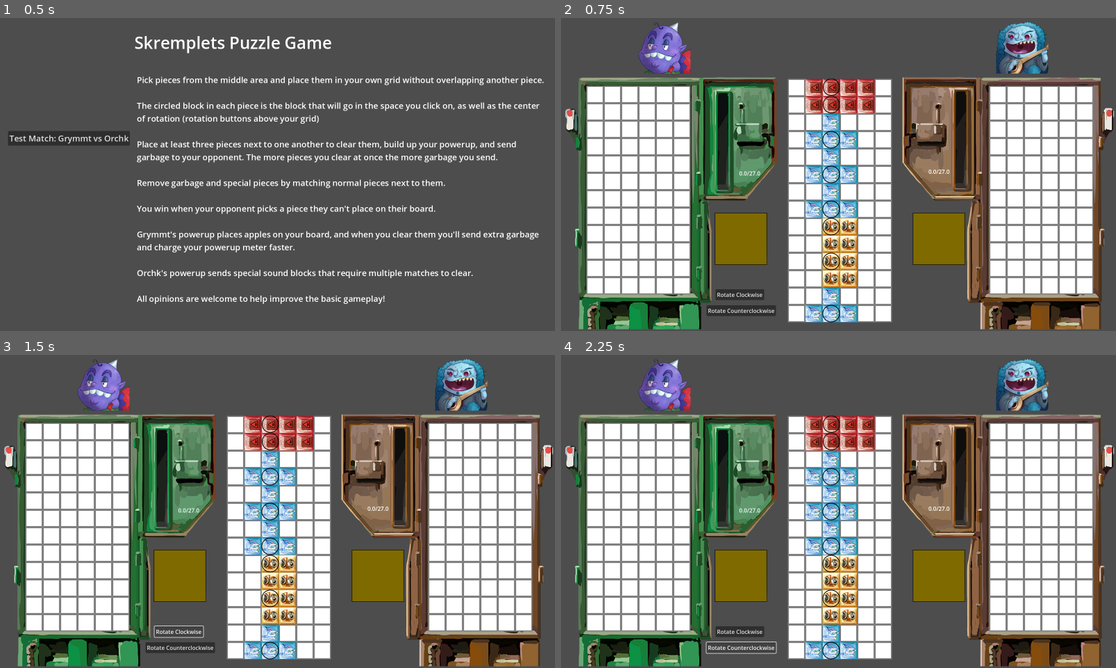
Above: before the commit, frames 1-4 (two rows, left to right).
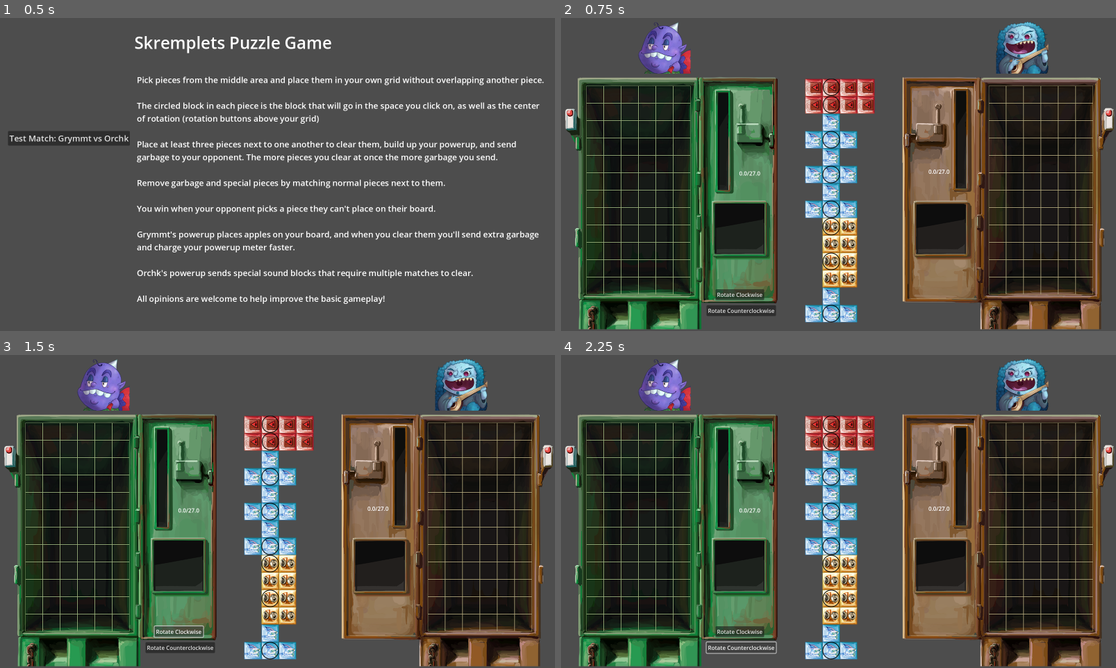
Above: after the commit, the same moments.

Repository: VincentBorchardt/Skremplets-Puzzle-Game-RPJ-2025
Game: Godot game, scene res://scenes/title_screen.tscn
Two runs of this game, one before a commit and one after it. Both use one fixed random seed, a clock stepped at 60 frames per second and the inputs below.
Inputs:
- Up to frame 1 (0.5 s): no input
- Up to frame 2 (0.75 s): click "Test Match: Grymmt vs Orchk" at 0.5 s
- Up to frame 3 (1.5 s): click "Rotate Clockwise" at 1.25 s
- Up to frame 4 (2.25 s): click "Rotate Counterclockwise" at 2 s

Frame 1 is identical in both runs. In frame 2, 52% of the frame differs, in the area x 0-100%, y 18-100%; in frame 3, 52%; in frame 4, 52%.

Commit message:
Part 1 of new assets
New grids and preview boxes--next include new blocks (and a reorganization of the folder structure, which is why I'm committing in-between ;) )

Diff:
--- a/scenes/grid_space.tscn
+++ b/scenes/grid_space.tscn
@@ -16,6 +16,7 @@
 shape = SubResource("RectangleShape2D_e42ob")
 
 [node name="SpaceImage" type="Sprite2D" parent="."]
+visible = false
 texture = ExtResource("2_2pu0k")
 
 [node name="PieceImage" type="Sprite2D" parent="."]
--- a/scenes/player_1_grid.tscn
+++ b/scenes/player_1_grid.tscn
@@ -1,8 +1,8 @@
 [gd_scene load_steps=7 format=3 uid="uid://3lepfkvo1yvi"]
 
 [ext_resource type="Script" uid="uid://lv6yuoo8i506" path="res://scripts/human_play_area.gd" id="1_7leco"]
-[ext_resource type="Texture2D" uid="uid://cbr4bbxfrd8gl" path="res://assets/grid/temp_dumpster_background_3.png" id="2_7leco"]
 [ext_resource type="PackedScene" uid="uid://btqyofq3jfh3h" path="res://scenes/play_grid.tscn" id="2_ec8he"]
+[ext_resource type="Texture2D" uid="uid://q77ix0pg8n7d" path="res://assets/grid/gridspace_left.png" id="2_s2yma"]
 [ext_resource type="PackedScene" uid="uid://b1xn1nbqsoyaa" path="res://scenes/player_1_power_up_bar.tscn" id="3_7leco"]
 [ext_resource type="PackedScene" uid="uid://ctskks742behs" path="res://scenes/preview_box.tscn" id="4_ec8he"]
 [ext_resource type="Texture2D" uid="uid://cp78mf2v0s1lu" path="res://assets/characters/04 Grymmt-nospk.png" id="6_s2yma"]
@@ -13,7 +13,7 @@
 
 [node name="GridBackground" type="Sprite2D" parent="."]
 position = Vector2(250, 300)
-texture = ExtResource("2_7leco")
+texture = ExtResource("2_s2yma")
 
 [node name="PlayGrid" parent="." instance=ExtResource("2_ec8he")]
 
@@ -26,9 +26,9 @@
 
 [node name="PreviewBox" parent="." instance=ExtResource("4_ec8he")]
 offset_left = 420.0
-offset_top = 415.0
+offset_top = 390.0
 offset_right = 420.0
-offset_bottom = 415.0
+offset_bottom = 390.0
 
 [node name="CharacterPortrait" type="Sprite2D" parent="."]
 position = Vector2(200, -135)
--- a/scenes/player_2_grid.tscn
+++ b/scenes/player_2_grid.tscn
@@ -1,10 +1,11 @@
-[gd_scene load_steps=7 format=3 uid="uid://c2bsuixqkm7yo"]
+[gd_scene load_steps=8 format=3 uid="uid://c2bsuixqkm7yo"]
 
-[ext_resource type="Texture2D" uid="uid://cs6soxfyp2f73" path="res://assets/grid/temp_dumpster_right.png" id="1_nuaq7"]
 [ext_resource type="Script" uid="uid://bjfdmqjn5l31m" path="res://scripts/ai_play_area.gd" id="1_u0dkv"]
+[ext_resource type="Texture2D" uid="uid://816hxf3iyr4a" path="res://assets/grid/gridspace_right.png" id="2_kg485"]
 [ext_resource type="PackedScene" uid="uid://btqyofq3jfh3h" path="res://scenes/play_grid.tscn" id="2_u0dkv"]
 [ext_resource type="PackedScene" uid="uid://cabi4v55xf72d" path="res://scenes/player_2_power_up_bar.tscn" id="3_nuaq7"]
 [ext_resource type="PackedScene" uid="uid://ctskks742behs" path="res://scenes/preview_box.tscn" id="4_14sy7"]
+[ext_resource type="Texture2D" uid="uid://cjqsfkdpisjxk" path="res://assets/grid/preview_right.png" id="6_14sy7"]
 [ext_resource type="Texture2D" uid="uid://b24aladufren8" path="res://assets/characters/05 Orchk.png" id="6_kg485"]
 
 [node name="Player2Grid" type="Node2D"]
@@ -14,7 +15,7 @@
 
 [node name="GridBackground" type="Sprite2D" parent="."]
 position = Vector2(60, 300)
-texture = ExtResource("1_nuaq7")
+texture = ExtResource("2_kg485")
 
 [node name="PlayGrid" parent="." instance=ExtResource("2_u0dkv")]
 grid_owner = 1
@@ -27,10 +28,11 @@
 bar_owner = 1
 
 [node name="PreviewBox" parent="." instance=ExtResource("4_14sy7")]
-offset_left = -170.0
-offset_top = 415.0
-offset_right = -170.0
-offset_bottom = 415.0
+offset_left = -160.0
+offset_top = 390.0
+offset_right = -160.0
+offset_bottom = 390.0
+box_image = ExtResource("6_14sy7")
 
 [node name="CharacterPortrait" type="Sprite2D" parent="."]
 position = Vector2(70, -135)
--- a/scenes/preview_box.tscn
+++ b/scenes/preview_box.tscn
@@ -1,7 +1,7 @@
 [gd_scene load_steps=3 format=3 uid="uid://ctskks742behs"]
 
 [ext_resource type="Script" uid="uid://bmj0rr4aesvfo" path="res://scripts/preview_box.gd" id="1_gkx2b"]
-[ext_resource type="Texture2D" uid="uid://wwiebtlnffft" path="res://assets/preview_box_temp.png" id="2_2yskm"]
+[ext_resource type="Texture2D" uid="uid://rqhb5wt33fit" path="res://assets/grid/preview_left.png" id="2_2yskm"]
 
 [node name="PreviewBox" type="Control"]
 layout_mode = 3
--- a/scripts/neutral_grid.gd
+++ b/scripts/neutral_grid.gd
@@ -12,7 +12,6 @@
 	if grid_owner == Inventory.Player.UNOWNED:
 		print("Populating Neutral Grid")
 		new_populate_neutral_grid([])
-		#populate_neutral_grid()
 
 func grab_neutral_piece(location, player) -> void:
 	#print("in _on_grid_space_grab_neutral_piece")
@@ -30,10 +29,6 @@
 		if player == Inventory.Player.PLAYER_1:
 			start_ai_pick.emit(piece_list, Inventory.Player.PLAYER_2)
 			$RepopulateTimer.start(0.5)
-
-		#repopulate_neutral_grid(root)
-		#TODO This breaks because there's two roots it's trying to keep track of at once
-		#$RepopulateTimer.start_with_root(root)
 
 func new_populate_neutral_grid(pieces_to_re_add):
 	var current_y = 0
@@ -60,18 +55,9 @@
 		place_piece(piece, location)
 		current_y = current_y + min_length
 
-# TODO THIS IS EXTREMELY HARDCODED FOR NOW
-func populate_neutral_grid():
-	for i in range(5):
-		var index = randi() % 3
-		var piece = load(piece_storage[index]).duplicate()
-		if piece.x_length < piece.y_length:
-			piece.rotate(-TAU/4)
-		var location = Vector2i(2, ((2 * i) + 1))
-		# TODO This doesn't check if the space is legal, it shouldn't in this hack but likely will eventually
-		place_piece(piece, location)
-	#print(piece_list)
-
+# TODO I want to drop a piece off the grid each time, but that is more complicated
+# I also want to reverse the direction (right now everything moves up), but that's hard,
+# especially without entirely rebuilding how I do grids
 func new_repopulate_neutral_grid():
 	var pieces_to_re_add = []
 	var old_pieces = piece_list.get_pieces().duplicate()
@@ -83,12 +69,6 @@
 		pieces_to_re_add.append(piece)
 	new_populate_neutral_grid(pieces_to_re_add)
 
-func repopulate_neutral_grid(location):
-	var index = randi() % 3
-	var piece = load(piece_storage[index]).duplicate()
-	piece.rotate(-TAU/4)
-	place_piece(piece, location)
-
 
 func _on_repopulate_timer_timeout() -> void:
 	new_repopulate_neutral_grid()
--- a/scripts/preview_box.gd
+++ b/scripts/preview_box.gd
@@ -1,7 +1,10 @@
 class_name PreviewBox extends Control
 
+@export var box_image: Texture2D
+
 func _ready() -> void:
-	pass
+	if box_image:
+		$BoxImage.texture = box_image
 
 func current_piece_changed(new_piece):
 	if new_piece == null:
Binary file added: assets/grid/gridspace_left.png
Not shown, changed: assets/grid/gridspace_left.png.import
Binary file added: assets/grid/gridspace_right.png
Not shown, changed: assets/grid/gridspace_right.png.import
Binary file changed: assets/grid/meter_left.png
Binary file changed: assets/grid/meter_right.png
Binary file added: assets/grid/preview_left.png
Not shown, changed: assets/grid/preview_left.png.import
Binary file added: assets/grid/preview_right.png
Not shown, added: assets/grid/preview_right.png.import
Binary file removed: assets/grid/temp_dumpster_background_3.png
Binary file removed: assets/grid/temp_dumpster_background_3_mirrored.png
(and 1 more such lines)
